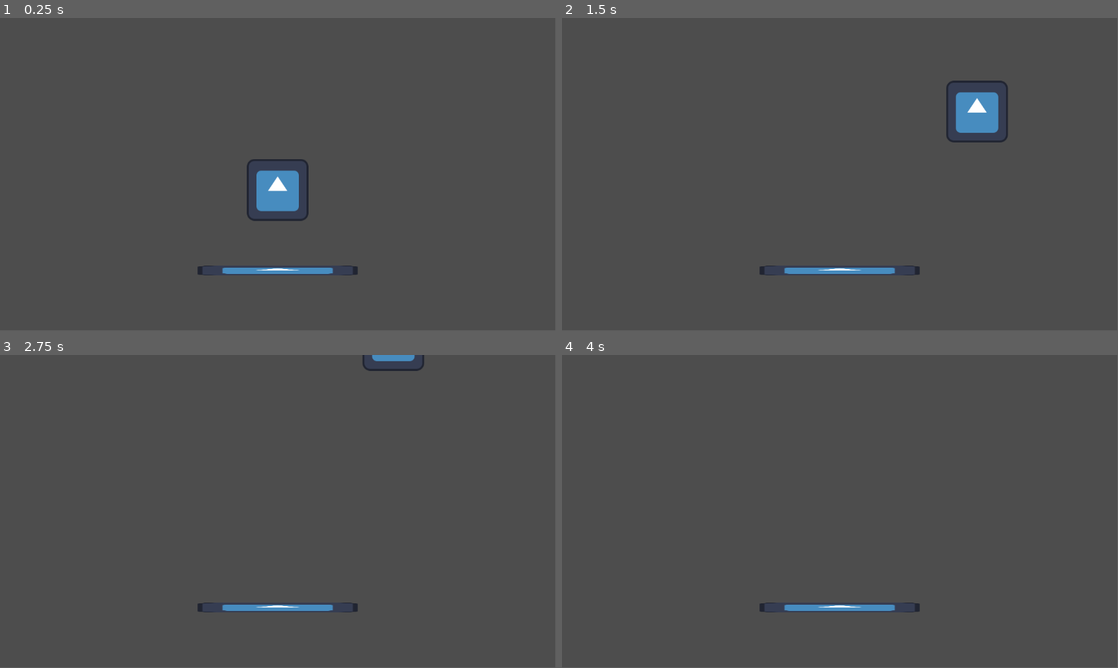
Above: before the commit, frames 1-4 (two rows, left to right).
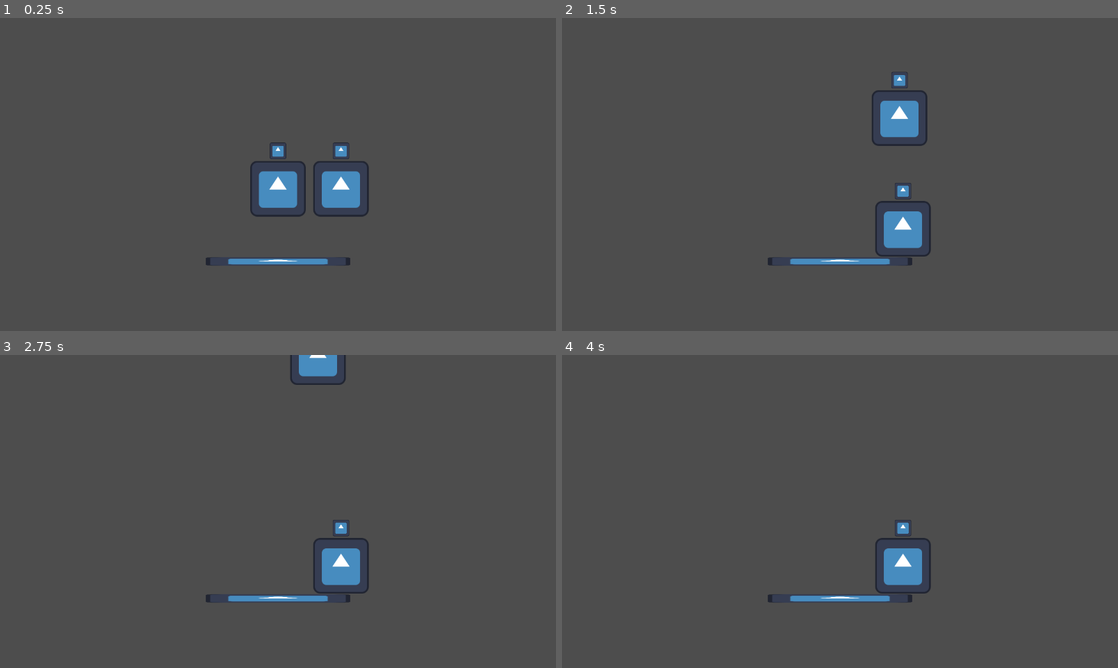
Above: after the commit, the same moments.

Repository: jdcalvelli/prototype-studio-prompt-8
Game: Godot game, scene res://scenes/game_scene.tscn
The game is run twice, just before and just after one commit, with the same random seed, the same clock (stepped at 60 frames per second) and the same inputs. The engine's default icon, where the game draws it, is replaced by a stand-in: a white triangle on a blue panel in a dark square.
Inputs:
- Up to frame 1 (0.25 s): no input
- Up to frame 2 (1.5 s): hold D (right) from 0.53 s (still down); tap Space (jump) at 0.6, 0.77, 1.07, 1.35 s
- Up to frame 3 (2.75 s): tap Space (jump) at 1.52, 1.82, 2.1 s; release D (right) at 2.03 s; hold A (left) from 2.03 s (still down)
- Up to frame 4 (4 s): release A (left) at 2.78 s; hold D (right) from 2.78 s (still down); tap Space (jump) at 2.85, 3.02, 3.32, 3.6, 3.77 s; tap Enter at 3.5 s
The window is 799x449 before the commit and 800x450 after it. Grey fills any space a smaller window leaves; there, only what the larger window draws over its background counts as a difference.

The runs differ from the first frame. In frame 1, 2.8% of the frame differs, in the area x 35-67%, y 39-83%; in frame 2, 4.4%, in the area x 35-81%, y 17-83%; in frame 3, 2.9%; in frame 4, 2.0%.

Commit message:
adding enemy and balloon logic

Diff:
--- /dev/null
+++ b/prefabs/balloons.tscn
@@ -0,0 +1,19 @@
+[gd_scene load_steps=4 format=3 uid="uid://b1t7kuye3gggg"]
+
+[ext_resource type="Texture2D" uid="uid://c0u2fq44i4os0" path="res://icon.svg" id="1_e6okr"]
+[ext_resource type="Script" path="res://scripts/balloons.gd" id="1_ggu3l"]
+
+[sub_resource type="RectangleShape2D" id="RectangleShape2D_rxypr"]
+size = Vector2(36, 18)
+
+[node name="Balloons" type="Area2D"]
+position = Vector2(0, -87)
+script = ExtResource("1_ggu3l")
+
+[node name="Sprite2D" type="Sprite2D" parent="."]
+scale = Vector2(0.3, 0.3)
+texture = ExtResource("1_e6okr")
+
+[node name="CollisionShape2D" type="CollisionShape2D" parent="."]
+position = Vector2(0, -9)
+shape = SubResource("RectangleShape2D_rxypr")
--- a/project.godot
+++ b/project.godot
@@ -14,6 +14,11 @@
 run/main_scene="res://scenes/game_scene.tscn"
 config/features=PackedStringArray("4.1", "GL Compatibility")
 config/icon="res://icon.svg"
+
+[display]
+
+window/size/viewport_width=1280
+window/size/viewport_height=720
 
 [input]
 
--- a/scenes/game_scene.tscn
+++ b/scenes/game_scene.tscn
@@ -1,7 +1,9 @@
-[gd_scene load_steps=5 format=3 uid="uid://dlmxwh0hiakys"]
+[gd_scene load_steps=7 format=3 uid="uid://dlmxwh0hiakys"]
 
 [ext_resource type="Texture2D" uid="uid://c0u2fq44i4os0" path="res://icon.svg" id="1_0myof"]
 [ext_resource type="Script" path="res://scripts/Player.gd" id="1_cq5d5"]
+[ext_resource type="Script" path="res://scripts/Enemy.gd" id="3_bo68p"]
+[ext_resource type="PackedScene" uid="uid://b1t7kuye3gggg" path="res://prefabs/balloons.tscn" id="4_j4nag"]
 
 [sub_resource type="RectangleShape2D" id="RectangleShape2D_nd8w3"]
 size = Vector2(133, 131)
@@ -23,6 +25,21 @@
 position = Vector2(0.5, -0.5)
 shape = SubResource("RectangleShape2D_nd8w3")
 
+[node name="Balloons" parent="Player" instance=ExtResource("4_j4nag")]
+
+[node name="Enemy" type="CharacterBody2D" parent="."]
+position = Vector2(145, 0)
+script = ExtResource("3_bo68p")
+
+[node name="Sprite2D" type="Sprite2D" parent="Enemy"]
+texture = ExtResource("1_0myof")
+
+[node name="CollisionShape2D" type="CollisionShape2D" parent="Enemy"]
+position = Vector2(0.5, -0.5)
+shape = SubResource("RectangleShape2D_nd8w3")
+
+[node name="Balloons" parent="Enemy" instance=ExtResource("4_j4nag")]
+
 [node name="Platform" type="StaticBody2D" parent="."]
 position = Vector2(2.08165e-12, 200)
 
--- /dev/null
+++ b/scripts/Enemy.gd
@@ -0,0 +1,18 @@
+extends CharacterBody2D
+
+
+const SPEED = 300.0
+const JUMP_VELOCITY = -400.0
+
+# Get the gravity from the project settings to be synced with RigidBody nodes.
+var gravity = ProjectSettings.get_setting("physics/2d/default_gravity")
+
+func _physics_process(delta):
+	# Add the gravity.
+	if not is_on_floor():
+		velocity.y += gravity * delta
+
+	if $Balloons.numBalloons <= 0:
+		$CollisionShape2D.disabled = true
+
+	move_and_slide()
--- a/scripts/Player.gd
+++ b/scripts/Player.gd
@@ -13,22 +13,25 @@
 	if not is_on_floor():
 		velocity.y += gravity * delta
 
-	# Handle Jump.
-	if Input.is_action_just_pressed("jump"):
-		velocity.y = JUMP_VELOCITY
+	if $Balloons.numBalloons > 0:
+		# Handle Jump.
+		if Input.is_action_just_pressed("jump"):
+			velocity.y = JUMP_VELOCITY
 
-	# Get the input direction and handle the movement/deceleration.
-	# As good practice, you should replace UI actions with custom gameplay actions.
-	var direction = Input.get_axis("left", "right")
-	if direction:
-		velocity.x = direction * SPEED
-	else:
-		velocity.x = move_toward(velocity.x, 0, SPEED)
+		# Get the input direction and handle the movement/deceleration.
+		# As good practice, you should replace UI actions with custom gameplay actions.
+		var direction = Input.get_axis("left", "right")
+		if direction:
+			velocity.x = direction * SPEED
+		else:
+			velocity.x = move_toward(velocity.x, 0, SPEED)
 
-	# screen wrap
-	if position.x <= -(get_viewport_rect().size.x / 2):
-		position.x = get_viewport_rect().size.x / 2
-	elif position.x >= (get_viewport_rect().size.x / 2):
-		position.x = -(get_viewport_rect().size.x / 2)
+		# smoother screen wrap
+		if position.x <= -(get_viewport_rect().size.x / 2) - $Sprite2D.texture.get_width():
+			position.x = get_viewport_rect().size.x / 2
+		elif position.x >= (get_viewport_rect().size.x / 2) + $Sprite2D.texture.get_width():
+			position.x = -(get_viewport_rect().size.x / 2)
+	elif $Balloons.numBalloons <= 0:
+		$CollisionShape2D.disabled = true
 
 	move_and_slide()
--- /dev/null
+++ b/scripts/balloons.gd
@@ -0,0 +1,11 @@
+extends Area2D
+
+var numBalloons:int = 3
+
+func _ready():
+	self.body_entered.connect(_on_balloon_entered)
+
+func _on_balloon_entered(body:Node2D):
+	numBalloons -= 1
+	# change sprite to be one with less balloons
+	print(numBalloons)
